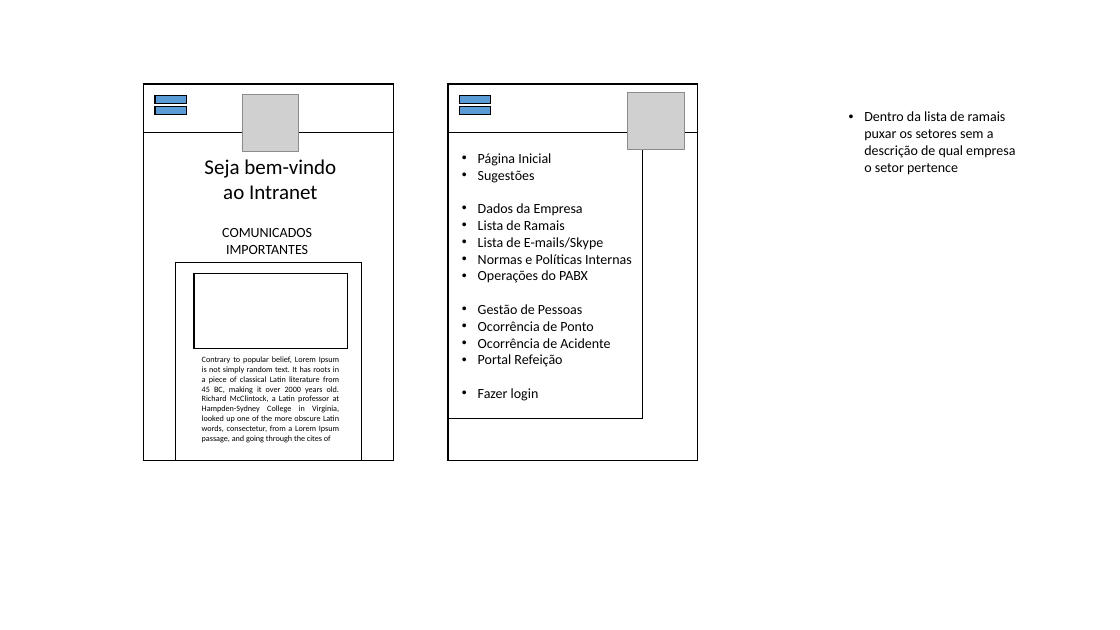
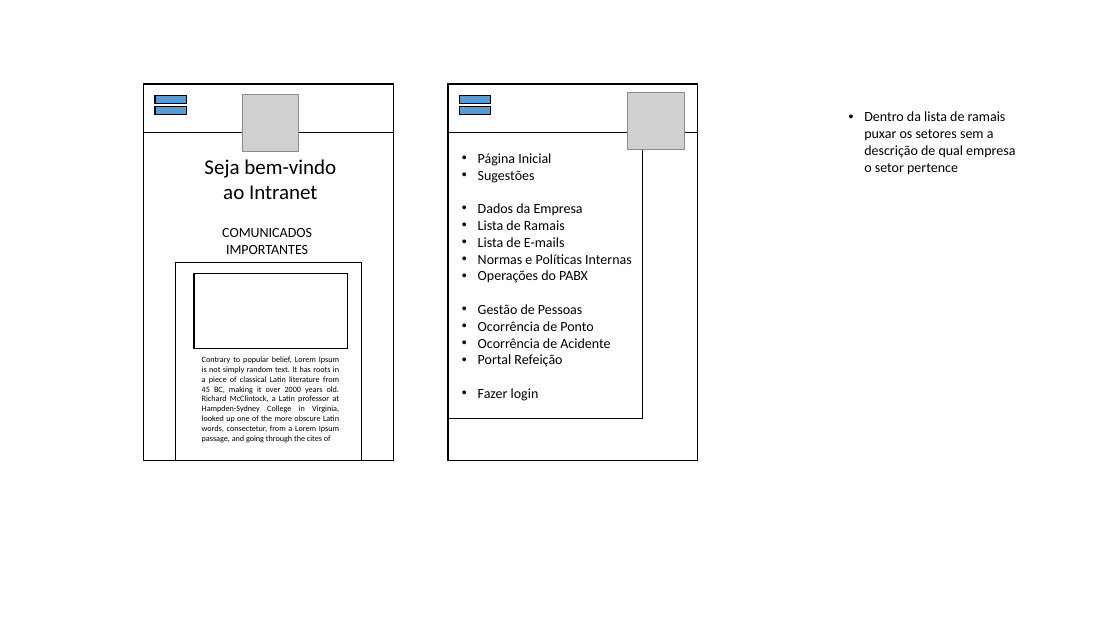
Before and after one commit to thiagoferrari/intranetHAK, a slide deck: slide 2 of front-end/SITEMAP.pptx. Drawn at 1120x630 pixels with LibreOffice and Linux fonts; fonts in the diff are those of the drawing; grey boxes stand for pictures. Boxes give left, top, right and bottom in pixels: in the first picture for what was removed or moved away, otherwise in the second. Text is boxed around its words. In the diff, an @@ line names an element or a change of style, - is before the commit and + after.

```diff
--- a/front-end/SITEMAP.pptx
+++ b/front-end/SITEMAP.pptx
@@ text at bbox=[478, 237, 565, 247]: text changed @@
-• Lista de E-mails/Skype
+• Lista de E-mails
```
Also in this commit, not shown: 1 other slide changed, 8 other files.
